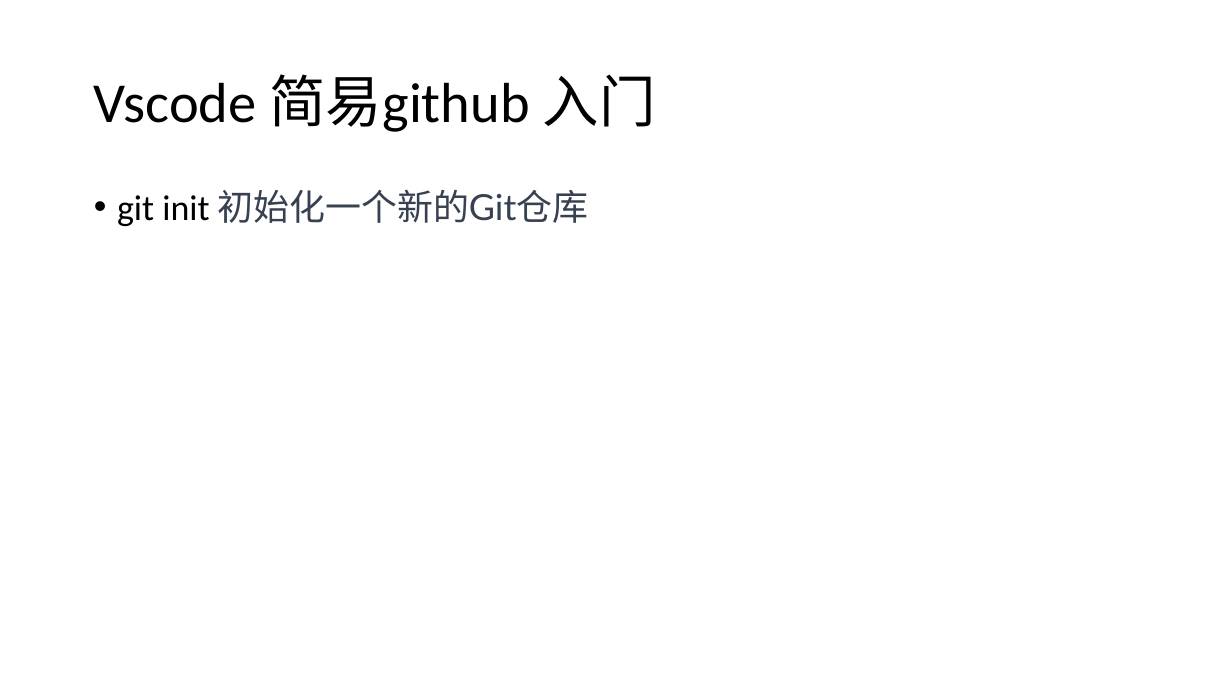
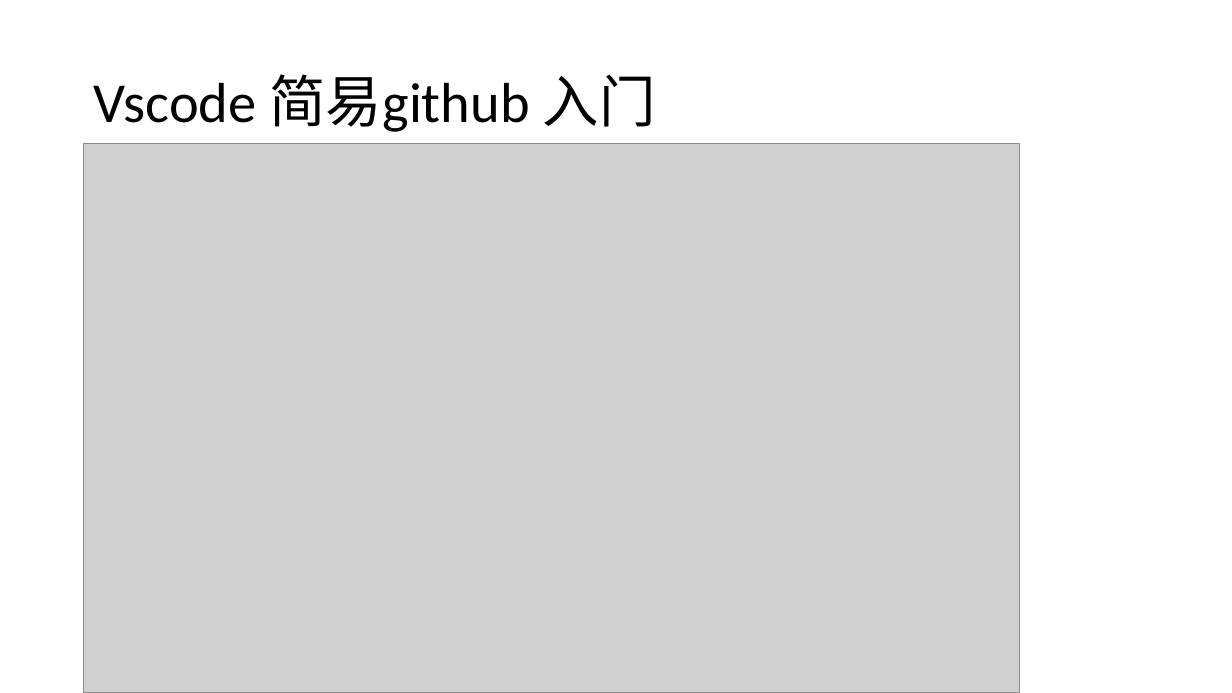
Before and after one commit to sfyzsr/learn, a slide deck: slide 10 of 1.pptx. Drawn at 1232x693 pixels with LibreOffice and Linux fonts; fonts in the diff are those of the drawing; grey boxes stand for pictures. Boxes give left, top, right and bottom in pixels: in the first picture for what was removed or moved away, otherwise in the second. Text is boxed around its words. In the diff, an @@ line names an element or a change of style, - is before the commit and + after.

```diff
--- a/1.pptx
+++ b/1.pptx
@@ picture added at box(83, 143, 1019, 693) @@
@@ text removed at box(117, 190, 589, 226) @@
-• git init 初始化一个新的Git仓库
```
Also in this commit, not shown: 31 slides added, 4 other files.
